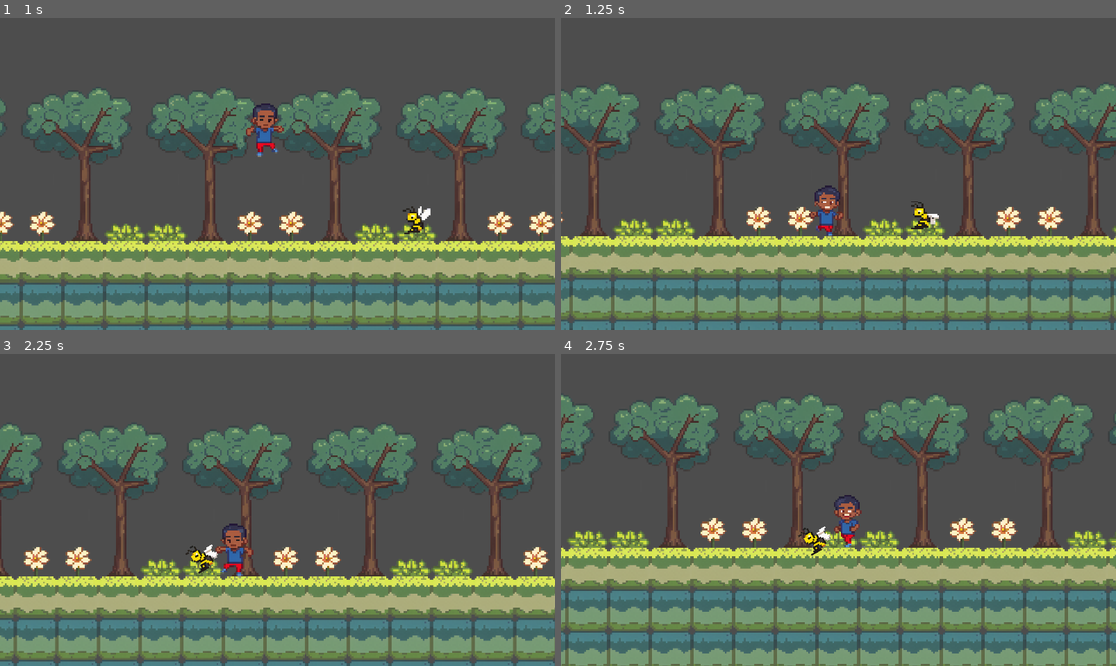
Above: before the commit, frames 1-4 (two rows, left to right).
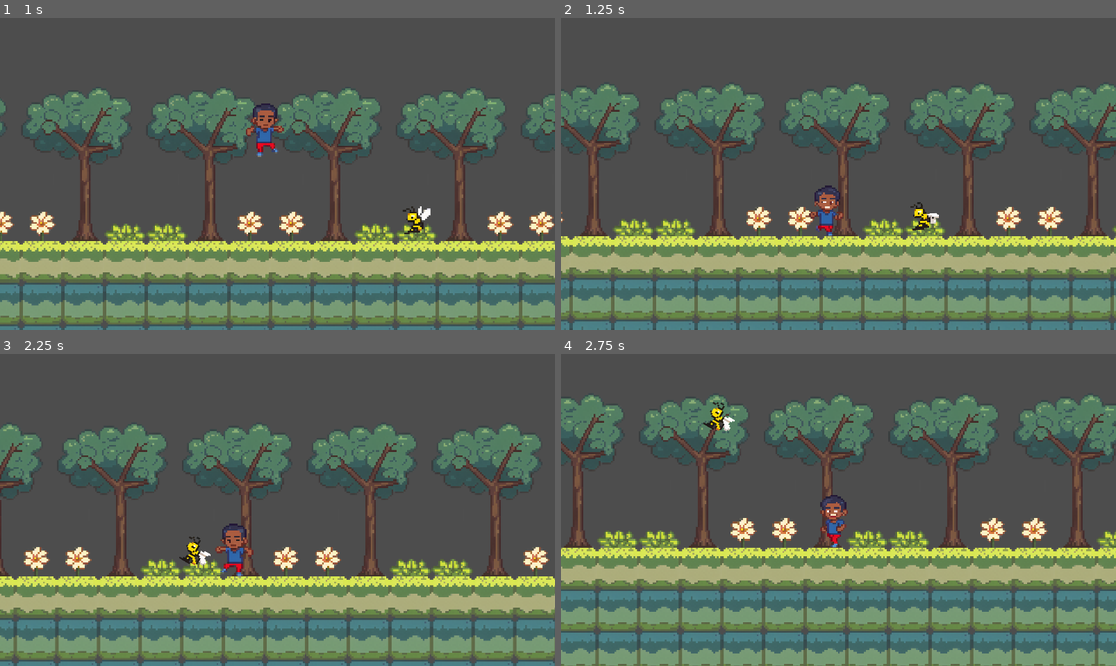
Above: after the commit, the same moments.

Repository: codenergy-dev/maricagamesjam2025_codenergy
Game: Godot game, scene res://scenes/game.tscn
Two runs of this game, one before a commit and one after it. Both use one fixed random seed, a clock stepped at 60 frames per second and the inputs below. The engine's default icon, where the game draws it, is replaced by a stand-in: a white triangle on a blue panel in a dark square.
Inputs:
- Up to frame 1 (1 s): tap Enter (ui_accept) at 0.5, 0.77 s; hold Right (ui_right) from 0.53 s (still down)
- Up to frame 2 (1.25 s): keep holding Right (ui_right)
- Up to frame 3 (2.25 s): tap Enter (ui_accept) at 1.52 s; release Right (ui_right) at 2.03 s; hold Left (ui_left) from 2.03 s (still down)
- Up to frame 4 (2.75 s): keep holding Left (ui_left)

Frame 1 is identical in both runs. In frame 2, less than 0.1% of the frame differs, in the area x 62-69%, y 58-69%; in frame 3, 0.3%; in frame 4, 30%, in the area x 0-100%, y 13-100%.

Commit message:
Increase bee raycast

Diff:
--- a/godot/scenes/bee.tscn
+++ b/godot/scenes/bee.tscn
@@ -74,7 +74,7 @@
 shape = SubResource("CircleShape2D_1q2x0")
 
 [node name="RayCast2D" type="RayCast2D" parent="."]
-target_position = Vector2(-250, 0)
+target_position = Vector2(-480, 0)
 collision_mask = 2
 
 [node name="Timer" type="Timer" parent="."]
